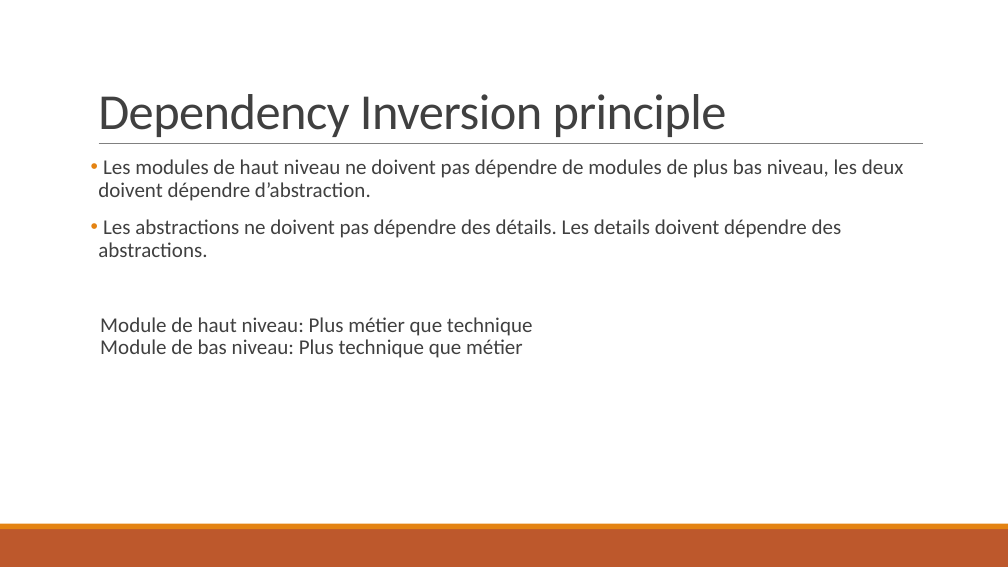
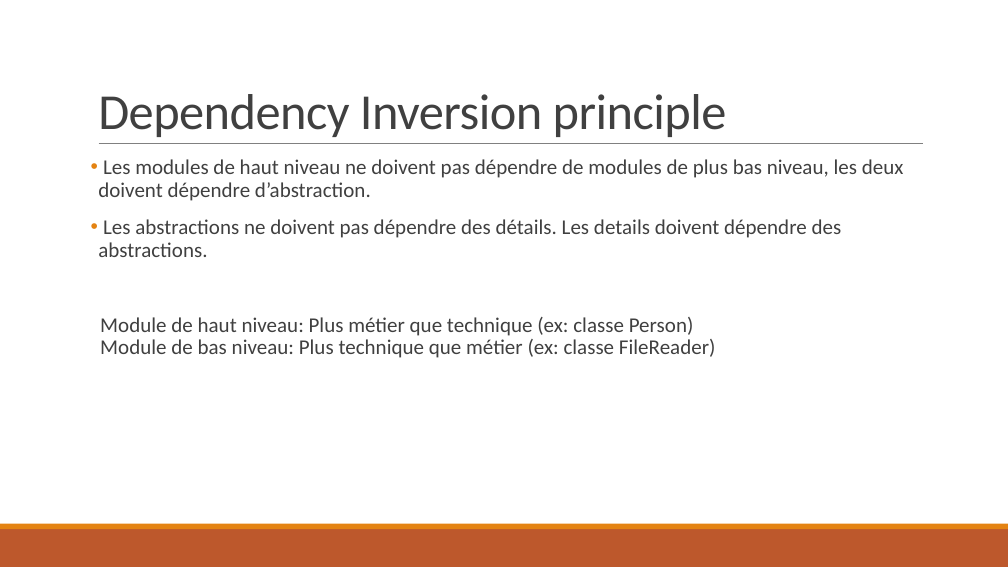
Before and after one commit to JeanFulbert/SolidPresentation, a slide deck: slide 6 of SOLID - 4 DIP.pptx. Drawn at 1008x567 pixels with LibreOffice and Linux fonts; fonts in the diff are those of the drawing. Boxes give left, top, right and bottom in pixels: in the first picture for what was removed or moved away, otherwise in the second. Text is boxed around its words. In the diff, an @@ line names an element or a change of style, - is before the commit and + after.

```diff
--- a/SOLID - 4 DIP.pptx
+++ b/SOLID - 4 DIP.pptx
@@ text at (100,317,716,358): text changed @@
-Module de haut niveau: Plus métier que technique
-Module de bas niveau: Plus technique que métier
+Module de haut niveau: Plus métier que technique (ex: classe Person)
+Module de bas niveau: Plus technique que métier (ex: classe FileReader)
```
Also in this commit, not shown: 1 other file.
